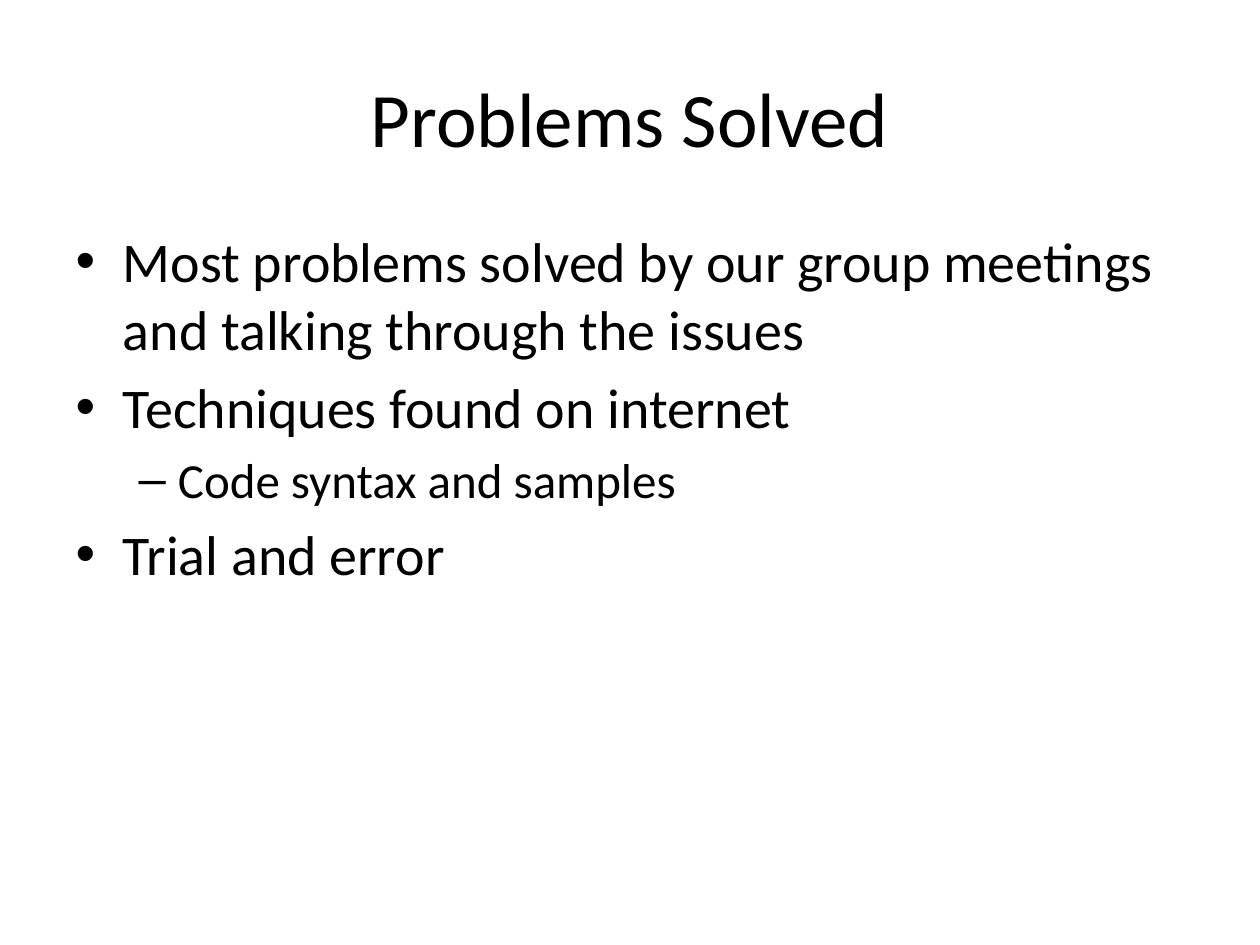
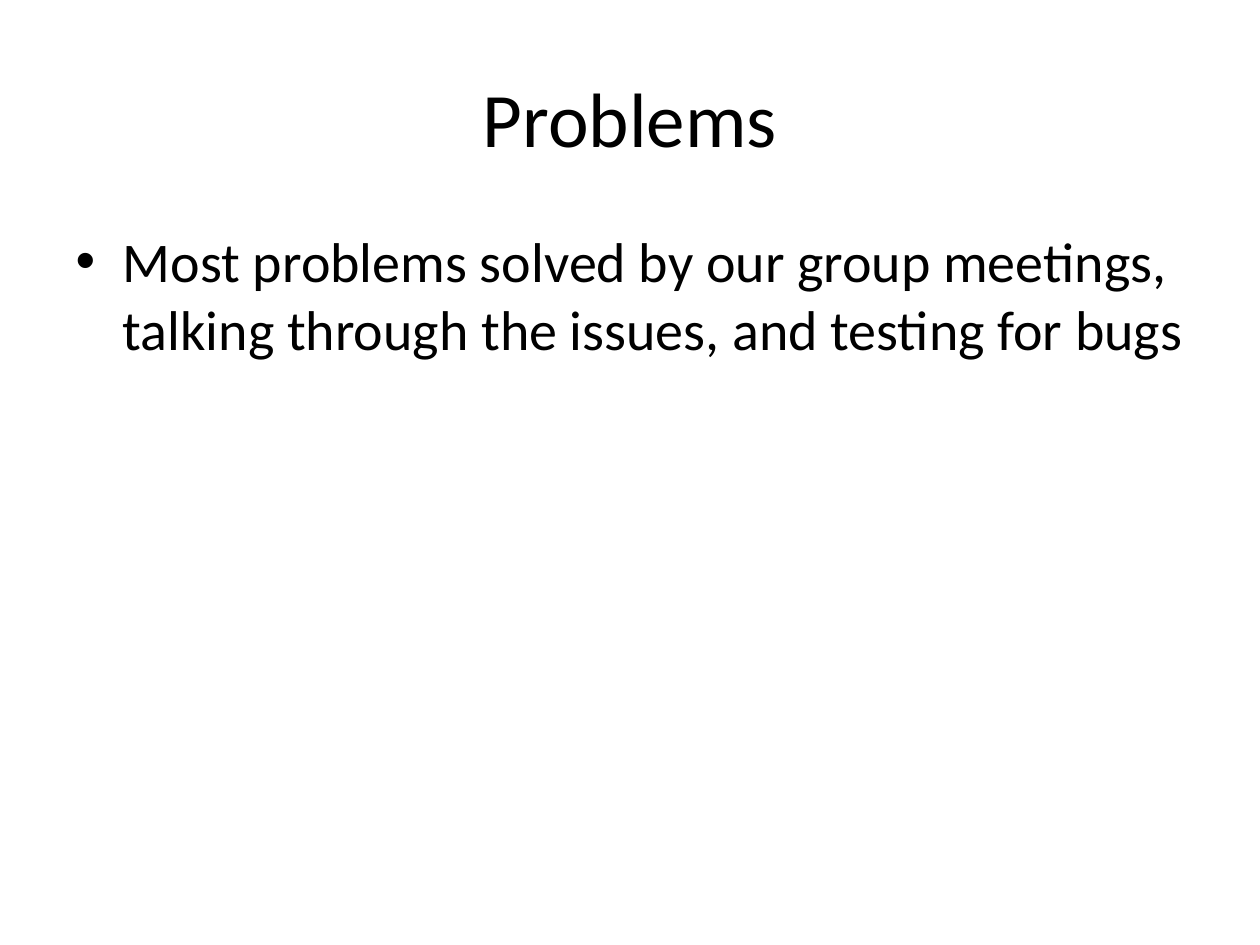
Before and after one commit to yokeholy/jin-jason-forum, a slide deck: slide 6 of J2_Forum.pptx (slide 7 before the commit). Drawn at 1260x945 pixels with LibreOffice and Linux fonts; fonts in the diff are those of the drawing. Boxes give left, top, right and bottom in pixels: in the first picture for what was removed or moved away, otherwise in the second. Text is boxed around its words. In the diff, an @@ line names an element or a change of style, - is before the commit and + after.

```diff
--- a/J2_Forum.pptx
+++ b/J2_Forum.pptx
@@ title at bbox=[483, 93, 777, 148]: text changed @@
-Problems Solved
+Problems
@@ text at bbox=[123, 243, 1182, 360]: text changed @@
-• Most problems solved by our group meetings and talking through the issues
-• Techniques found on internet
-  – Code syntax and samples
-• Trial and error
+• Most problems solved by our group meetings, talking through the issues, and testing for bugs
```
Also in this commit, not shown: 6 other slides changed.
